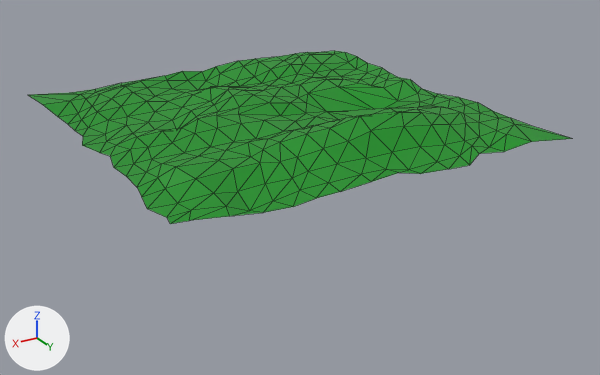
What one commit did to the glTF model Art/Minigame/HillLandscape.glb.
Both versions are drawn from a 50 mm camera at (985.0, 1738.0, 659.0) aimed at (-29.0, 47.0, -186.0). Every picture has the same lights, and +X, +Y and +Z are marked at lower left. The older version comes first. Mesh edges are drawn as thin lines. Where no turn or scale is listed for an object, it has been applied to the vertices. Vertices at exactly the same position are counted once.

The scene before the commit, as lines of its bpy script (objects in view):
```python
me_plane = bpy.data.meshes.new('Plane')
me_plane.from_pydata(...)  # 275 vertices, 488 faces; spans x -497.0..503.0, y -500.0..500.0, z -47.0..62.0
me_plane.materials.append(mat_material_001)
ob_plane = bpy.data.objects.new('Plane', me_plane)
ob_plane.location = (0.0, 0.0, 0.0)
```
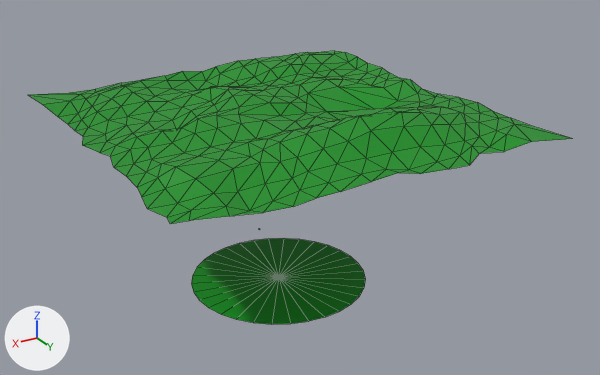
Where the change shows, as pixel boxes [x1, y1, x2, y2] in the pictures (600 x 375 px):
'Plane', reshaped (57% taller): before [28, 51, 572, 224]; after [28, 51, 572, 324]
part 1 of me_plane, added (green): after [191, 238, 366, 324]

Patch to the scene script:
```diff
--- a/Art/Minigame/HillLandscape.glb.py
+++ b/Art/Minigame/HillLandscape.glb.py
@@ me_plane @@
 # used by ob_plane; location = (0.0, 0.0, 0.0)
-me_plane.from_pydata(...)  # 275 vertices, 488 faces; spans x -497.0..503.0, y -500.0..500.0, z -47.0..62.0
+me_plane.from_pydata(...)  # 349 vertices, 564 faces; spans x -497.0..503.0, y -500.0..500.0, z -322.0..62.0
+# me_plane part 1: a new loose piece of 33 vertices spanning x -62.0..347.0, y 31.0..440.0, z -310.0, in mat_material_001
+# other edits to the shape of me_plane do not show in these pictures
 me_plane.materials.append(mat_material_001)
```
